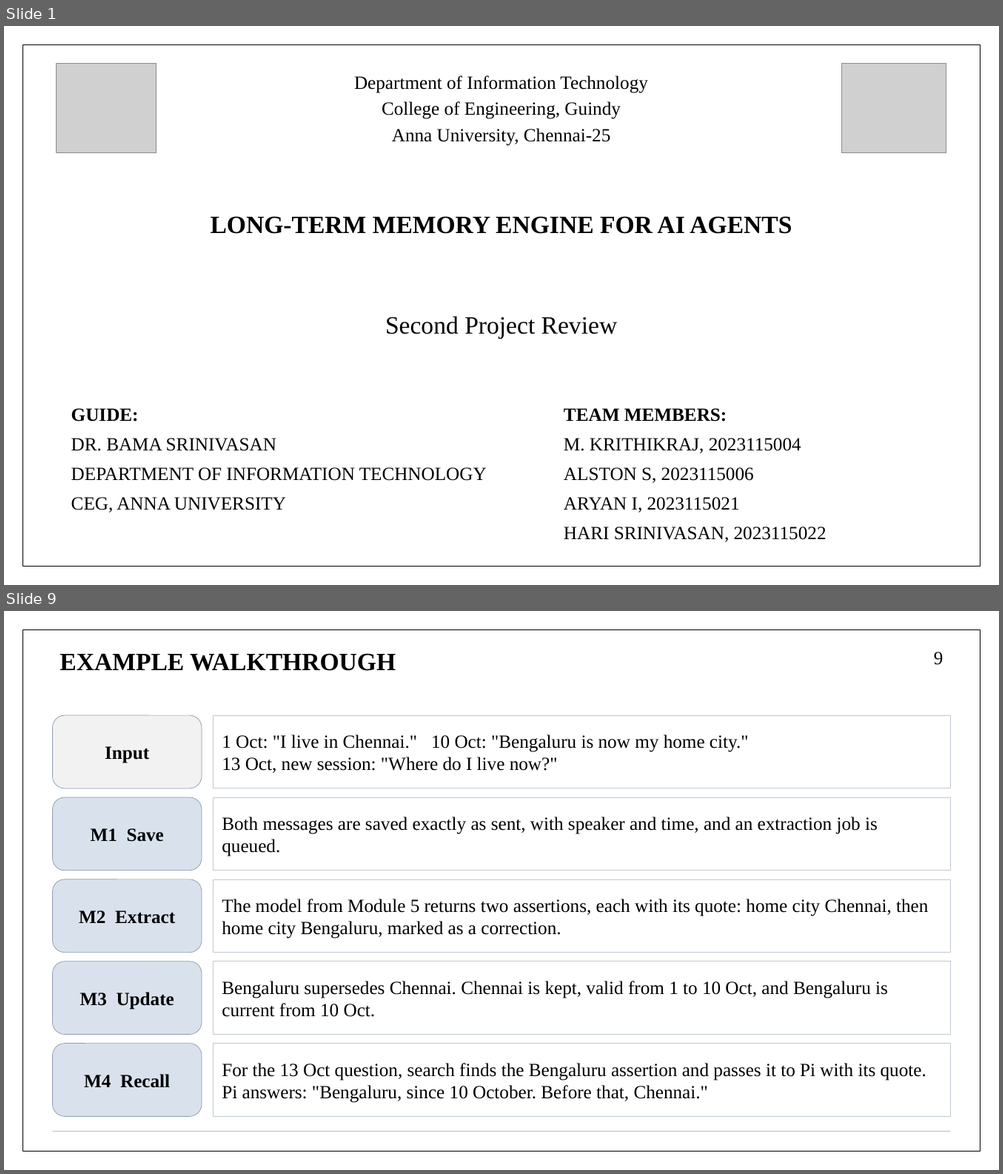
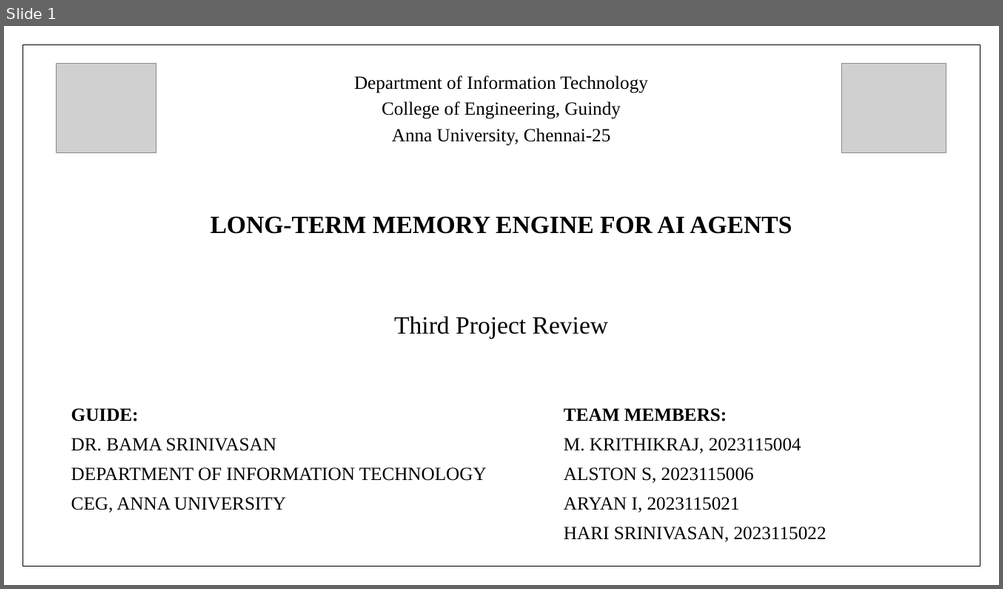
Before and after one commit to aryaniyaps/sdp-2026, a slide deck: P1_R2_13.pptx. Shown one above the other, each under a label of ours: slides 1 and 9 before the commit, slide 1 after it; the slides between them are not shown. The pictures are 1003x1174 and 1003x589 pixels, drawn with LibreOffice and Linux fonts; fonts in the diff are those of the drawing; grey boxes stand for pictures. Boxes give left, top, right and bottom in pixels: in the first picture for what was removed or moved away, otherwise in the second. Text is boxed around its words. In the diff, an @@ line names an element or a change of style, - is before the commit and + after.

Commit message:
Update the third project review slides and PDF

```diff
--- a/P1_R2_13.pptx
+++ b/P1_R2_13.pptx
@@ slide 9 removed at [4,611,999,1170], background #FFFFFF; not listed: 1 template element that a slide beside it also shows @@
@@ title removed at [60,653,395,671] @@
-EXAMPLE WALKTHROUGH
@@ page number removed at [933,652,943,665] @@
-9
@@ rounded rectangle removed at [53,715,202,789] @@
-Input
@@ rectangle removed at [213,715,950,789] @@
-1 Oct: "I live in Chennai." 10 Oct: "Bengaluru is now my home city."
-13 Oct, new session: "Where do I live now?"
@@ rounded rectangle removed at [53,797,202,871] @@
-M1 Save
@@ rectangle removed at [213,797,950,871] @@
-Both messages are saved exactly as sent, with speaker and time, and an extraction job is queued.
@@ rounded rectangle removed at [53,880,202,953] @@
-M2 Extract
@@ rectangle removed at [213,880,950,953] @@
-The model from Module 5 returns two assertions, each with its quote: home city Chennai, then home city Bengaluru, marked as a correction.
@@ rounded rectangle removed at [53,962,202,1035] @@
-M3 Update
@@ rectangle removed at [213,962,950,1035] @@
-Bengaluru supersedes Chennai. Chennai is kept, valid from 1 to 10 Oct, and Bengaluru is current from 10 Oct.
@@ rounded rectangle removed at [53,1044,202,1117] @@
-M4 Recall
@@ rectangle removed at [213,1044,950,1117] @@
-For the 13 Oct question, search finds the Bengaluru assertion and passes it to Pi with its quote. Pi answers: "Bengaluru, since 10 October. Before that, Chennai."
@@ line removed from (53, 1132) to (950, 1132) @@
@@ slide 1 changed as well @@
@@ text at [394,316,609,339]: text changed @@
-Second Project Review
+Third Project Review
```
Also in this commit, not shown: 12 other slides changed, 10 slides added, 18 other slides removed, 1 other file.
